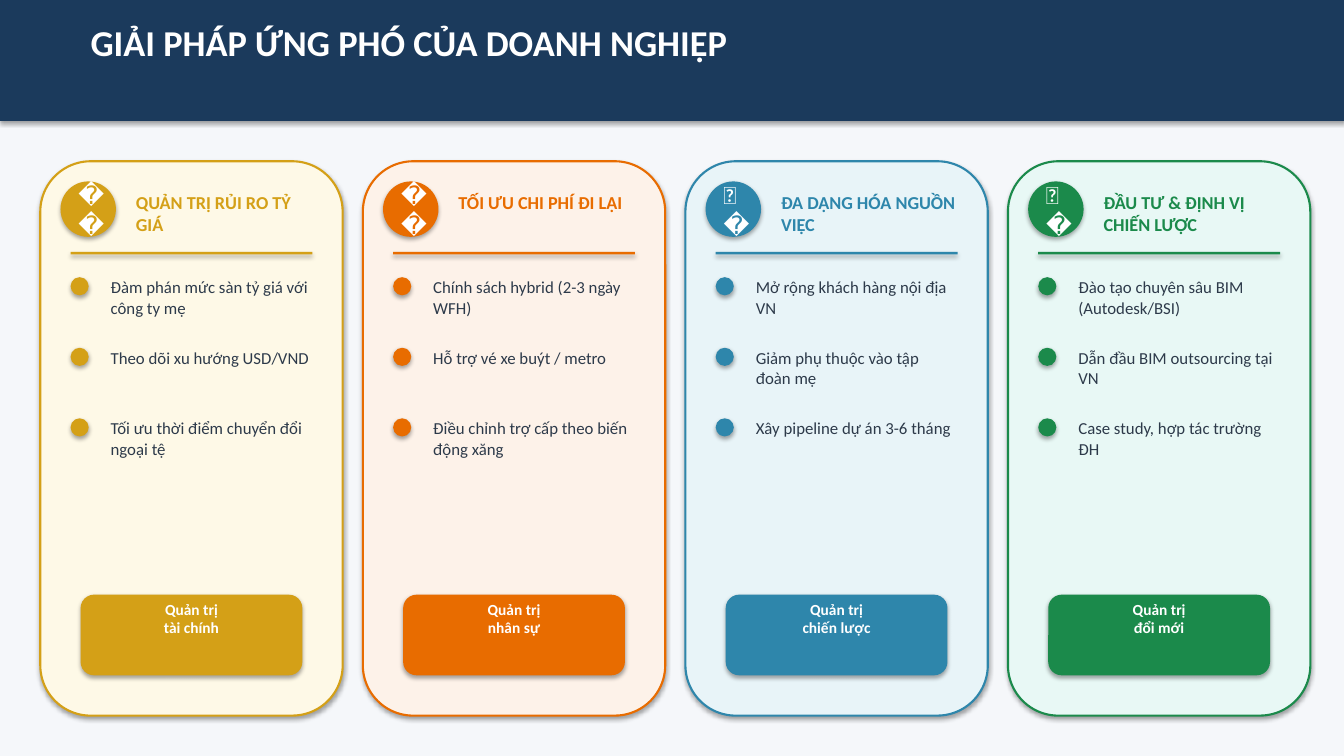
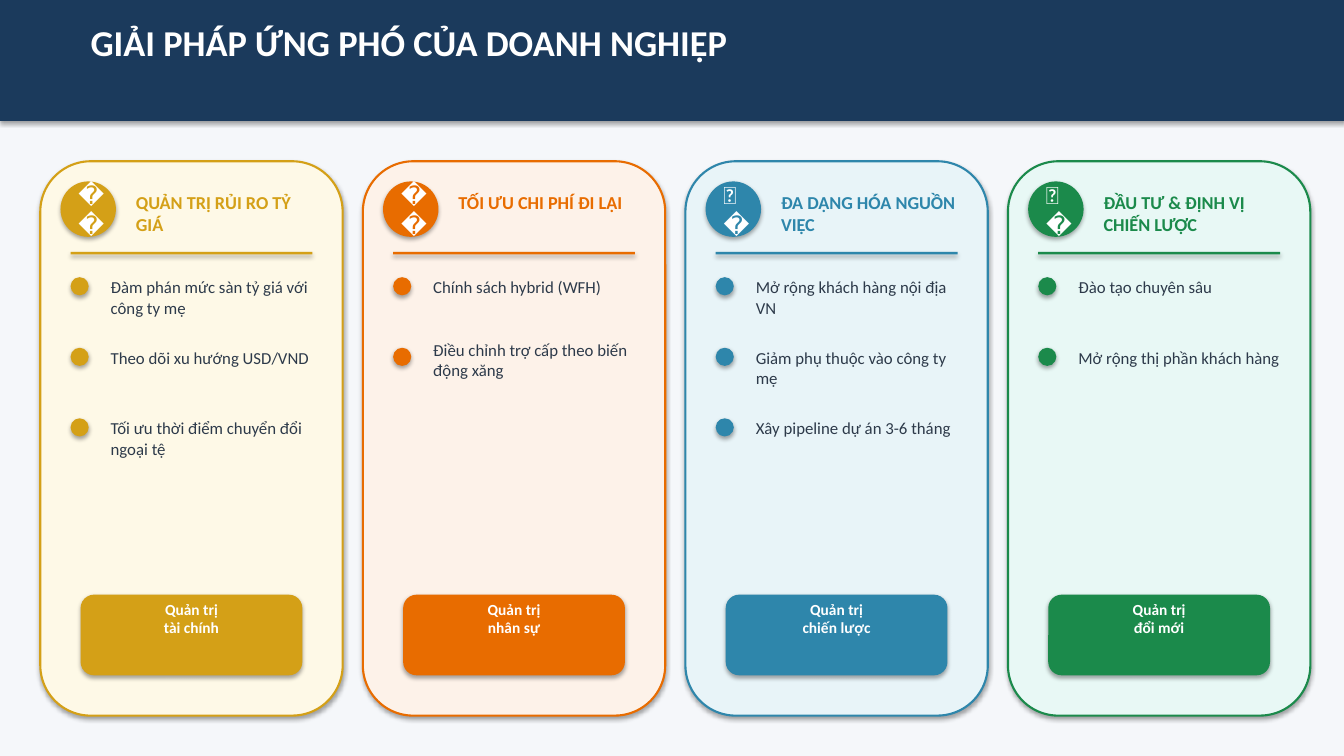
Before and after one commit to nhandanhhuynh/MBA-Knowledge-Vault, a slide deck: slide 9 of 01_Courses/01_Active/00_BSKT/01_Quan Tri Hoc/07_AI-Workspace/Outputs/thuyet-trinh-bien-dong-gia.pptx. Drawn at 1344x756 pixels with LibreOffice and Linux fonts; fonts in the diff are those of the drawing. Boxes give left, top, right and bottom in pixels: in the first picture for what was removed or moved away, otherwise in the second. Text is boxed around its words. In the diff, an @@ line names an element or a change of style, - is before the commit and + after.

```diff
--- a/01_Courses/01_Active/00_BSKT/01_Quan Tri Hoc/07_AI-Workspace/Outputs/thuyet-trinh-bien-dong-gia.pptx
+++ b/01_Courses/01_Active/00_BSKT/01_Quan Tri Hoc/07_AI-Workspace/Outputs/thuyet-trinh-bien-dong-gia.pptx
@@ text at [433, 281, 601, 296]: text changed @@
-Chính sách hybrid (2-3 ngày WFH)
+Chính sách hybrid (WFH)
@@ text at [1078, 281, 1212, 296]: text changed @@
-Đào tạo chuyên sâu BIM (Autodesk/BSI)
+Đào tạo chuyên sâu
@@ text "Điều chỉnh trợ cấp theo ...": place and size @@
-text "Điều chỉnh trợ cấp theo ..." at [433, 421, 627, 458]
+text "Điều chỉnh trợ cấp theo ..." at [433, 343, 627, 379]
@@ text removed at [433, 350, 606, 367] @@
-Hỗ trợ vé xe buýt / metro
@@ text at [756, 352, 946, 387]: text changed @@
-Giảm phụ thuộc vào tập đoàn mẹ
+Giảm phụ thuộc vào công ty mẹ
@@ text at [1078, 351, 1280, 367]: text changed @@
-Dẫn đầu BIM outsourcing tại VN
+Mở rộng thị phần khách hàng
@@ ellipse removed at [393, 418, 411, 437] @@
@@ ellipse removed at [1038, 418, 1057, 437] @@
@@ text removed at [1078, 422, 1261, 455] @@
-Case study, hợp tác trường ĐH
```
Also in this commit, not shown: 8 other slides changed, 1 other file.
